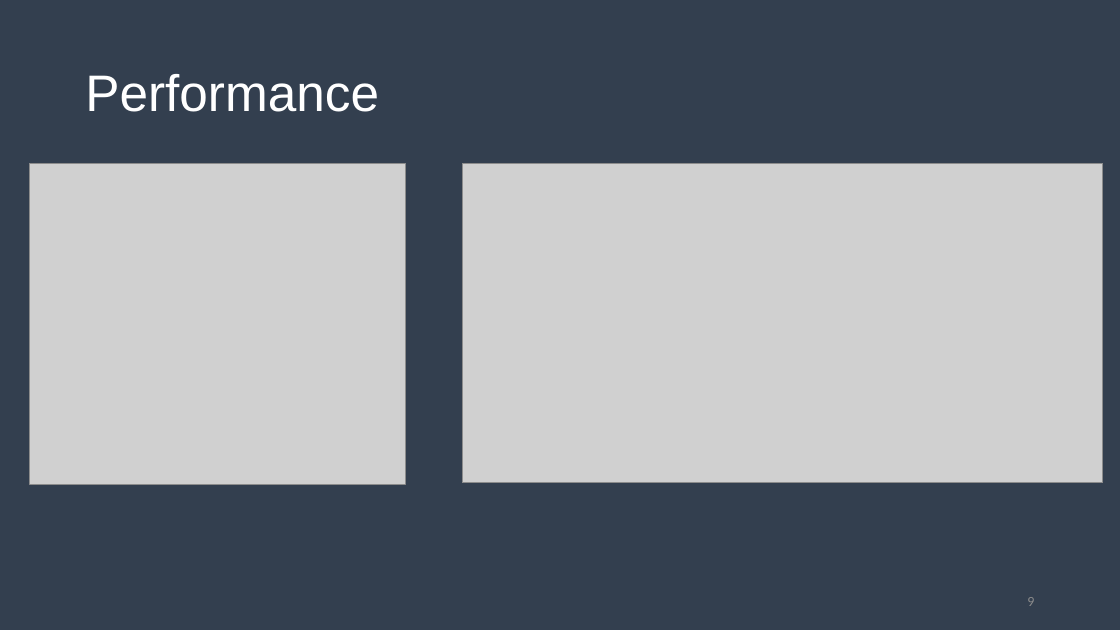
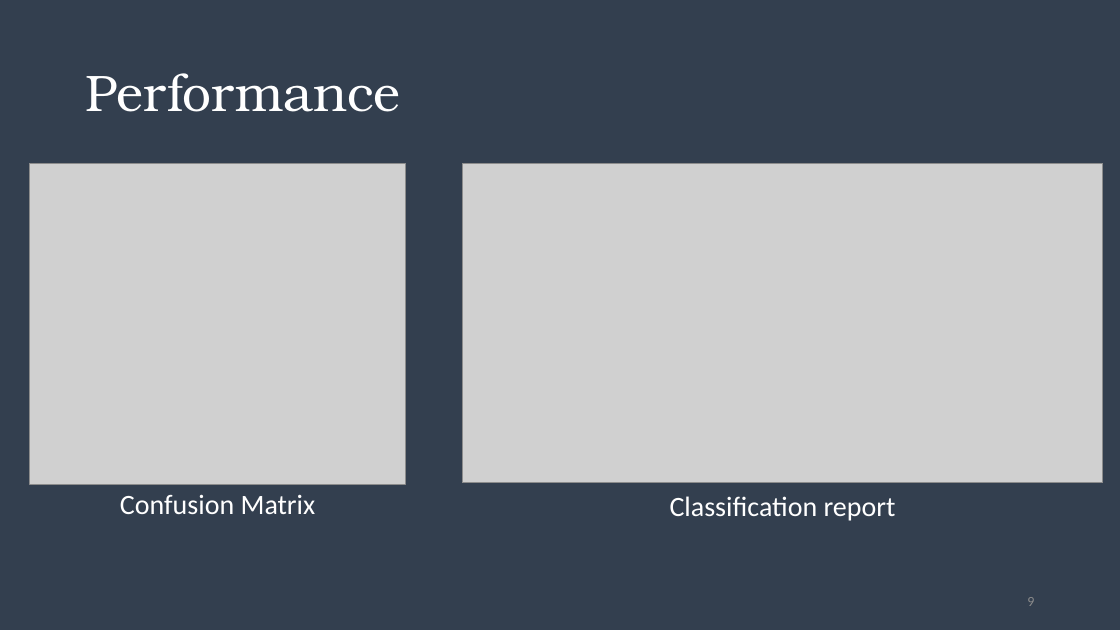
Before and after one commit to liamti5/Real-Estate-Price-Class-Estimation-UZH, a slide deck: slide 9 of Introduction to Machine Learning.pptx. Drawn at 1120x630 pixels with LibreOffice and Linux fonts; fonts in the diff are those of the drawing; grey boxes stand for pictures. Boxes give left, top, right and bottom in pixels: in the first picture for what was removed or moved away, otherwise in the second. Text is boxed around its words. In the diff, an @@ line names an element or a change of style, - is before the commit and + after.

```diff
--- a/Introduction to Machine Learning.pptx
+++ b/Introduction to Machine Learning.pptx
@@ title "Performance" at (85,73,400,112): font Arial to TeX Gyre Bonum @@
@@ text added at (120,494,316,514), 24 pt, text #FFFFFF @@
+Confusion Matrix
@@ text added at (670,496,896,521), 24 pt, text #FFFFFF @@
+Classification report
```
Also in this commit, not shown: 8 other slides changed, 1 slide added, 2 other files.
